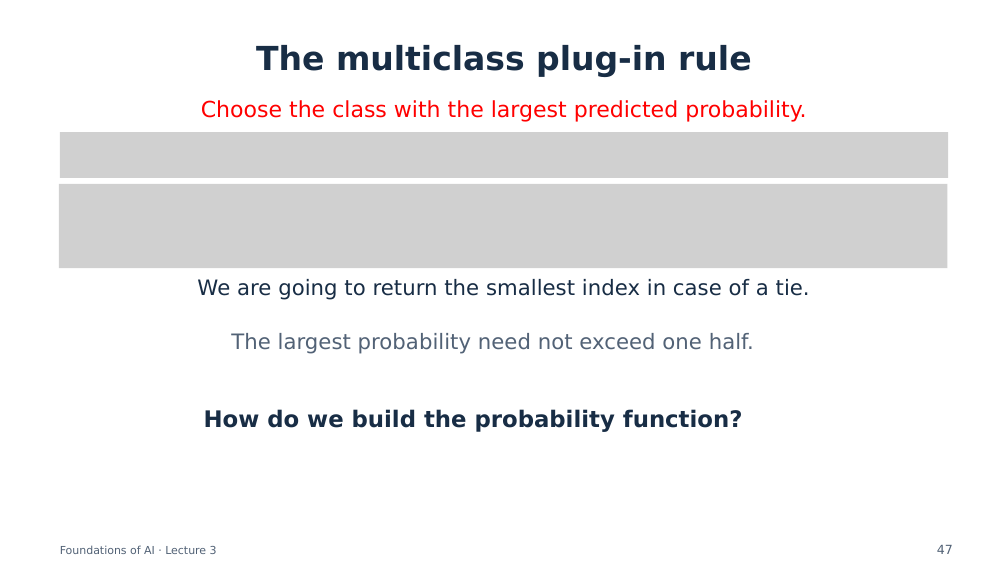
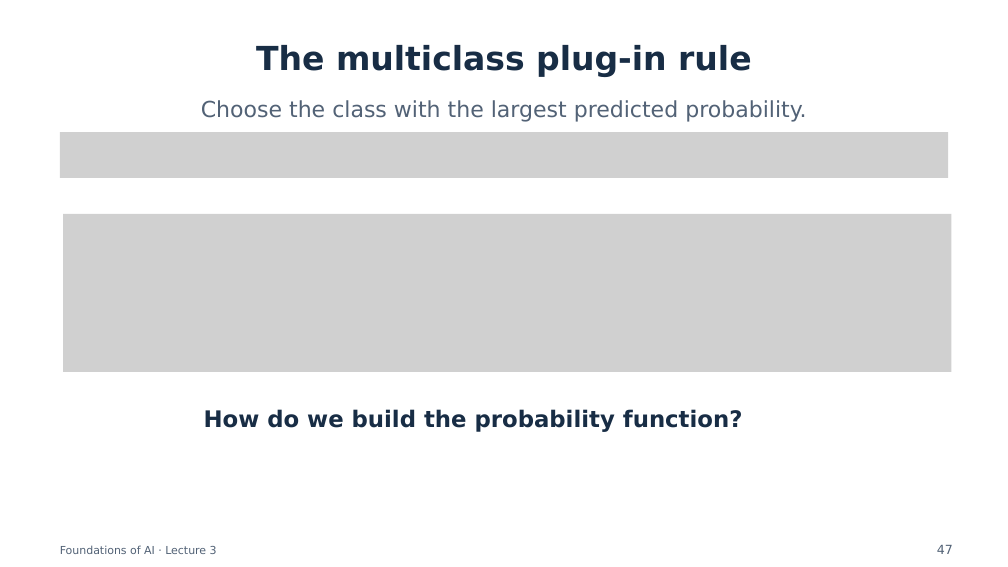
Before and after one commit to semtm0051/2026_27, a slide deck: slide 47 of Week_03/Slides/Week_03 - Slides.pptx. Drawn at 1008x567 pixels with LibreOffice and Linux fonts; fonts in the diff are those of the drawing; grey boxes stand for pictures. Boxes give left, top, right and bottom in pixels: in the first picture for what was removed or moved away, otherwise in the second. Text is boxed around its words. In the diff, an @@ line names an element or a change of style, - is before the commit and + after.

Commit message:
Update Week 3 slides and matching PDF

```diff
--- a/Week_03/Slides/Week_03 - Slides.pptx
+++ b/Week_03/Slides/Week_03 - Slides.pptx
@@ text "Choose the class with the ..." at <box>201,100,806,122</box>: text colour #FF0000 to #526276 @@
@@ picture removed at <box>59,184,948,268</box> @@
@@ picture added at <box>63,214,951,372</box> @@
@@ text removed at <box>197,279,810,300</box> @@
-We are going to return the smallest index in case of a tie.
@@ text removed at <box>231,333,754,354</box> @@
-The largest probability need not exceed one half.
```
Also in this commit, not shown: 1 other file.
